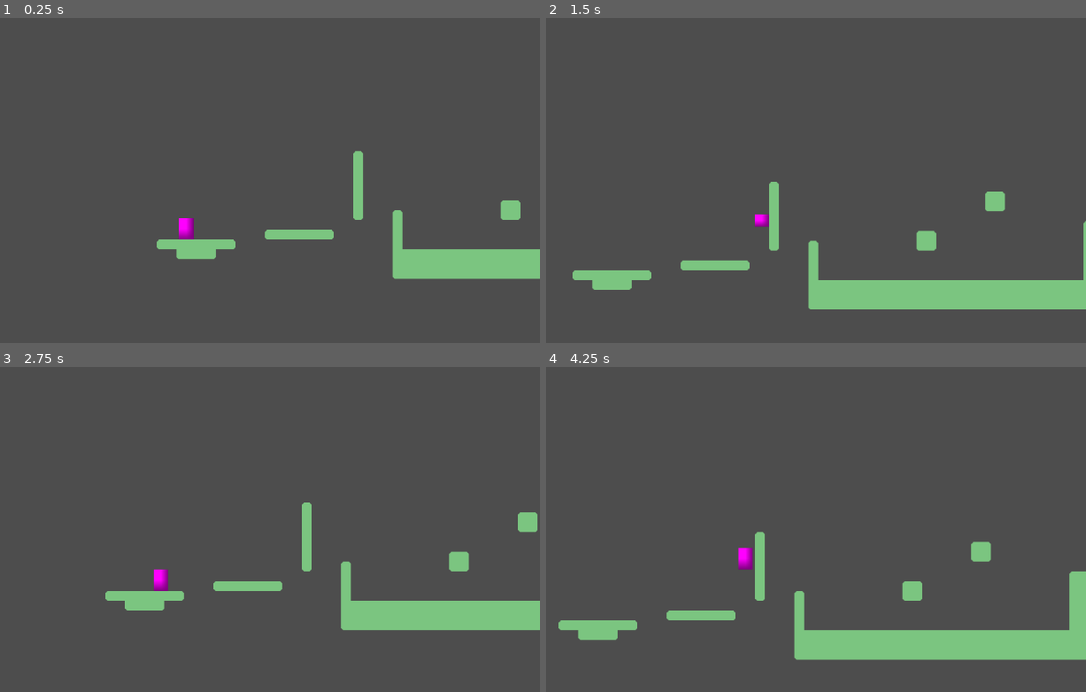
Above: before the commit, frames 1-4 (two rows, left to right).
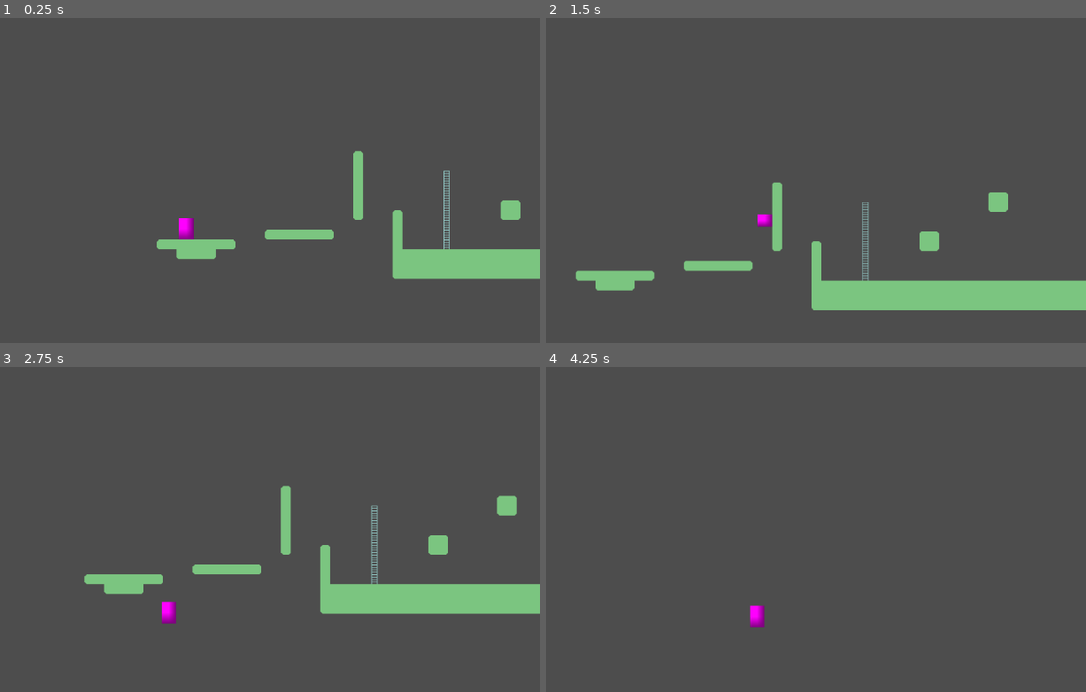
Above: after the commit, the same moments.

Repository: maxf6-283/vengeance-knight
Game: Godot game, scene res://objects/dummy_level/dummy_level.tscn
The game is run twice, just before and just after one commit, with the same random seed, the same clock (stepped at 60 frames per second) and the same inputs.
Inputs:
- Up to frame 1 (0.25 s): no input
- Up to frame 2 (1.5 s): hold D (walk_right) from 0.53 s (still down); tap C (roll) at 0.6, 1.35 s; tap Space (jump) at 0.77 s
- Up to frame 3 (2.75 s): tap Space (jump) at 1.52 s; release D (walk_right) at 2.03 s; hold A (walk_left) from 2.03 s (still down); tap C (roll) at 2.1 s
- Up to frame 4 (4.25 s): release A (walk_left) at 2.78 s; hold D (walk_right) from 2.78 s (still down); tap C (roll) at 2.85, 3.6 s; tap Space (jump) at 3.02, 3.77 s

The runs differ from the first frame. In frame 1, 0.2% of the frame differs, in the area x 82-84%, y 46-72%; in frame 2, 1.6%; in frame 3, 8.6%, in the area x 15-100%, y 36-81%; in frame 4, 8.1%.

Commit message:
Add ladders and hazard respawn

Diff:
--- /dev/null
+++ b/assets/dummy_tileset.tres
@@ -0,0 +1,35 @@
+[gd_resource type="TileSet" load_steps=3 format=3 uid="uid://cjijmwdemmvsx"]
+
+[ext_resource type="Texture2D" uid="uid://c0yu0r6675ywm" path="res://assets/dummy_tilemap.png" id="1_r5r6g"]
+
+[sub_resource type="TileSetAtlasSource" id="TileSetAtlasSource_a5ma0"]
+texture = ExtResource("1_r5r6g")
+0:0/0 = 0
+0:0/0/physics_layer_0/polygon_0/points = PackedVector2Array(-8, -8, 8, -8, 8, 8, -8, 8)
+1:0/0 = 0
+1:0/0/physics_layer_0/polygon_0/points = PackedVector2Array(-8, -8, 8, -8, 8, 8, -8, 8)
+2:0/0 = 0
+2:0/0/physics_layer_0/polygon_0/points = PackedVector2Array(-8, -8, 8, -8, 8, 8, -8, 8)
+3:0/0 = 0
+3:0/0/physics_layer_0/polygon_0/points = PackedVector2Array(-8, -8, 8, -8, 8, 8, -8, 8)
+0:1/0 = 0
+0:1/0/physics_layer_0/polygon_0/points = PackedVector2Array(-8, -8, 8, -8, 8, 8, -8, 8)
+1:1/0 = 0
+1:1/0/physics_layer_0/polygon_0/points = PackedVector2Array(-8, -8, 8, -8, 8, 8, -8, 8)
+2:1/0 = 0
+2:1/0/physics_layer_0/polygon_0/points = PackedVector2Array(-8, -8, 8, -8, 8, 8, -8, 8)
+3:1/0 = 0
+3:1/0/physics_layer_0/polygon_0/points = PackedVector2Array(-8, -8, 8, -8, 8, 8, -8, 8)
+0:2/0 = 0
+0:2/0/physics_layer_0/polygon_0/points = PackedVector2Array(-8, -8, 8, -8, 8, 8, -8, 8)
+1:2/0 = 0
+1:2/0/physics_layer_0/polygon_0/points = PackedVector2Array(-8, -8, 8, -8, 8, 8, -8, 8)
+2:2/0 = 0
+2:2/0/physics_layer_1/polygon_0/points = PackedVector2Array(-5.1259747, -8, 5.1259727, -8, 5.1259727, 8, -4.9461164, 8)
+
+[resource]
+physics_layer_0/collision_layer = 1
+physics_layer_0/collision_mask = 0
+physics_layer_1/collision_layer = 4
+physics_layer_1/collision_mask = 0
+sources/1 = SubResource("TileSetAtlasSource_a5ma0")
--- a/objects/dummy_level/dummy_level.tscn
+++ b/objects/dummy_level/dummy_level.tscn
@@ -1,40 +1,32 @@
 [gd_scene load_steps=5 format=4 uid="uid://dmj34e3vqs7v8"]
 
-[ext_resource type="Texture2D" uid="uid://c0yu0r6675ywm" path="res://assets/dummy_tilemap.png" id="1_e4heu"]
+[ext_resource type="TileSet" uid="uid://cjijmwdemmvsx" path="res://assets/dummy_tileset.tres" id="1_e4heu"]
 [ext_resource type="PackedScene" uid="uid://dpyi27wp7jgdd" path="res://objects/knight/knight.tscn" id="2_q7tqi"]
+[ext_resource type="PackedScene" uid="uid://ckf3bpwphhbuw" path="res://objects/hazard_respawn/hazard_respawn.tscn" id="3_q7tqi"]
 
-[sub_resource type="TileSetAtlasSource" id="TileSetAtlasSource_a5ma0"]
-texture = ExtResource("1_e4heu")
-0:0/0 = 0
-0:0/0/physics_layer_0/polygon_0/points = PackedVector2Array(-8, -8, 8, -8, 8, 8, -8, 8)
-1:0/0 = 0
-1:0/0/physics_layer_0/polygon_0/points = PackedVector2Array(-8, -8, 8, -8, 8, 8, -8, 8)
-2:0/0 = 0
-2:0/0/physics_layer_0/polygon_0/points = PackedVector2Array(-8, -8, 8, -8, 8, 8, -8, 8)
-3:0/0 = 0
-3:0/0/physics_layer_0/polygon_0/points = PackedVector2Array(-8, -8, 8, -8, 8, 8, -8, 8)
-0:1/0 = 0
-0:1/0/physics_layer_0/polygon_0/points = PackedVector2Array(-8, -8, 8, -8, 8, 8, -8, 8)
-1:1/0 = 0
-1:1/0/physics_layer_0/polygon_0/points = PackedVector2Array(-8, -8, 8, -8, 8, 8, -8, 8)
-2:1/0 = 0
-2:1/0/physics_layer_0/polygon_0/points = PackedVector2Array(-8, -8, 8, -8, 8, 8, -8, 8)
-3:1/0 = 0
-3:1/0/physics_layer_0/polygon_0/points = PackedVector2Array(-8, -8, 8, -8, 8, 8, -8, 8)
-0:2/0 = 0
-0:2/0/physics_layer_0/polygon_0/points = PackedVector2Array(-8, -8, 8, -8, 8, 8, -8, 8)
-1:2/0 = 0
-1:2/0/physics_layer_0/polygon_0/points = PackedVector2Array(-8, -8, 8, -8, 8, 8, -8, 8)
-
-[sub_resource type="TileSet" id="TileSet_vbwc5"]
-physics_layer_0/collision_layer = 1
-sources/1 = SubResource("TileSetAtlasSource_a5ma0")
+[sub_resource type="RectangleShape2D" id="RectangleShape2D_a5ma0"]
 
 [node name="DummyLevel" type="Node2D"]
 
-[node name="TileMapLayer" type="TileMapLayer" parent="."]
+[node name="CollisionTileMap" type="TileMapLayer" parent="."]
 tile_map_data = PackedByteArray("AAAAAAoAAQADAAEAAAABAAoAAQAAAAAAAAACAAoAAQAAAAAAAAADAAoAAQAAAAAAAAAEAAoAAQAAAAAAAAAFAA …(2160 unchanged characters)…
-tile_set = SubResource("TileSet_vbwc5")
+tile_set = ExtResource("1_e4heu")
 
 [node name="Knight" parent="." instance=ExtResource("2_q7tqi")]
 position = Vector2(48, 111)
+
+[node name="LadderTileMap" type="TileMapLayer" parent="." groups=["ladder_map"]]
+tile_map_data = PackedByteArray("AAAdAAMAAQACAAIAAAAdAAQAAQACAAIAAAAdAAUAAQACAAIAAAAdAAYAAQACAAIAAAAdAAcAAQACAAIAAAAdAAgAAQACAAIAAAAdAAkAAQACAAIAAAAdAAoAAQACAAIAAAA=")
+tile_set = ExtResource("1_e4heu")
+
+[node name="HazardRespawn" parent="." instance=ExtResource("3_q7tqi")]
+position = Vector2(106, 150)
+
+[node name="CollisionShape2D" type="CollisionShape2D" parent="HazardRespawn"]
+shape = SubResource("RectangleShape2D_a5ma0")
+
+[node name="HazardRespawn2" parent="." instance=ExtResource("3_q7tqi")]
+position = Vector2(21, 150)
+
+[node name="CollisionShape2D" type="CollisionShape2D" parent="HazardRespawn2"]
+shape = SubResource("RectangleShape2D_a5ma0")
--- /dev/null
+++ b/objects/hazard_respawn/hazard_respawn.gd
@@ -0,0 +1,9 @@
+extends Area2D
+
+
+
+func _on_area_entered(area: Area2D) -> void:
+	if area.is_in_group("knight_hurtbox"):
+		var knight = area.get_parent()
+		if "respawn_location" in knight:
+			knight.respawn_location = position
--- /dev/null
+++ b/objects/hazard_respawn/hazard_respawn.tscn
@@ -0,0 +1,8 @@
+[gd_scene load_steps=2 format=3 uid="uid://ckf3bpwphhbuw"]
+
+[ext_resource type="Script" uid="uid://bx6fx25x0ho11" path="res://objects/hazard_respawn/hazard_respawn.gd" id="1_mnuq4"]
+
+[node name="HazardRespawn" type="Area2D"]
+script = ExtResource("1_mnuq4")
+
+[connection signal="area_entered" from="." to="." method="_on_area_entered"]
--- a/objects/knight/knight.gd
+++ b/objects/knight/knight.gd
@@ -10,8 +10,11 @@
 @export var max_fall_speed = 2000
 @export var max_wall_fall_speed = 100
 
-@export var roll_start_speed = 800
+@export var roll_start_speed = 600
 @export var roll_end_speed = 400
+@export var roll_time = 0.15 #s
+
+var respawn_location: Vector2 = Vector2(0, 0)
 
 enum FacingDirection {
 	LEFT = -1,
@@ -24,9 +27,9 @@
 var rolling = false
 var roll_speed = 0.0
 
-const roll_time = 0.2 #s
+var last_wall_direction = FacingDirection.NONE
 
-var last_wall_direction = FacingDirection.NONE
+var on_ladder = false
 
 func start_roll(direction: int):
 	rolling = true
@@ -38,15 +41,24 @@
 	roll_tween.tween_callback(func(): rolling = false; $Sprite2D.scale.y = 35; $RollCooldownTimer.start())
 	roll_tween.play()
 
+func _ready():
+	respawn_location = position
+
 func _physics_process(delta):
 	var fall_speed = max_fall_speed
 
 	if is_on_wall():
 		fall_speed = max_wall_fall_speed
 
-	if not is_on_floor():
+	if on_ladder:
+		if Input.is_action_pressed("move_down"):
+			velocity.y = move_toward(velocity.y, max_speed, acceleration * delta)
+		elif velocity.y > 0.0:
+			velocity.y = move_toward(velocity.y, 0.0, acceleration * delta)
+		else:
+			velocity.y = move_toward(velocity.y, 0.0, gravity * delta)
+	elif not is_on_floor():
 		velocity.y = move_toward(velocity.y, fall_speed, gravity * delta)
-
 
 	if not rolling:
 		var direction = Input.get_axis("walk_left", "walk_right")
@@ -78,10 +90,10 @@
 
 	move_and_slide()
 
-	if is_on_floor() or is_on_wall():
+	if is_on_floor() or is_on_wall() or on_ladder:
 		$CoyoteFrameTimer.start()
 
-	if is_on_floor():
+	if is_on_floor() or on_ladder:
 		last_wall_direction = FacingDirection.NONE
 	elif is_on_wall():
 		for i in get_slide_collision_count():
@@ -93,7 +105,23 @@
 				last_wall_direction = FacingDirection.LEFT
 				break
 
+	if position.y > 5000:
+		hazard_respawn()
+
 
 
 func _on_coyote_frame_timer_timeout() -> void:
 	last_wall_direction = FacingDirection.NONE
+
+func _on_hurt_box_body_entered(body: Node2D) -> void:
+	if body.is_in_group("ladder_map"):
+		on_ladder = true
+
+
+func _on_hurt_box_body_exited(body: Node2D) -> void:
+	if body.is_in_group("ladder_map"):
+		on_ladder = false
+
+func hazard_respawn():
+	position = respawn_location
+	velocity = Vector2(0, 0)
--- a/objects/knight/knight.tscn
+++ b/objects/knight/knight.tscn
@@ -6,6 +6,9 @@
 
 [sub_resource type="RectangleShape2D" id="RectangleShape2D_1wu7s"]
 size = Vector2(23, 35)
+
+[sub_resource type="RectangleShape2D" id="RectangleShape2D_o2iyq"]
+size = Vector2(22.953125, 31.5625)
 
 [node name="Knight" type="CharacterBody2D"]
 script = ExtResource("1_xnh7u")
@@ -15,7 +18,7 @@
 scale = Vector2(23.067, 35)
 texture = SubResource("PlaceholderTexture2D_ag87y")
 
-[node name="CollisionShape2D" type="CollisionShape2D" parent="."]
+[node name="HitBox" type="CollisionShape2D" parent="."]
 shape = SubResource("RectangleShape2D_1wu7s")
 
 [node name="Camera2D" type="Camera2D" parent="."]
@@ -33,4 +36,13 @@
 wait_time = 0.2
 one_shot = true
 
+[node name="HurtBox" type="Area2D" parent="." groups=["knight_hurtbox"]]
+collision_mask = 6
+
+[node name="CollisionShape2D" type="CollisionShape2D" parent="HurtBox"]
+shape = SubResource("RectangleShape2D_o2iyq")
+debug_color = Color(0.9874309, 0, 0.31808007, 0.41960785)
+
 [connection signal="timeout" from="CoyoteFrameTimer" to="." method="_on_coyote_frame_timer_timeout"]
+[connection signal="body_entered" from="HurtBox" to="." method="_on_hurt_box_body_entered"]
+[connection signal="body_exited" from="HurtBox" to="." method="_on_hurt_box_body_exited"]
--- a/project.godot
+++ b/project.godot
@@ -13,6 +13,11 @@
 config/name="Vengeance Knight"
 run/main_scene="uid://dmj34e3vqs7v8"
 config/features=PackedStringArray("4.5", "GL Compatibility")
+
+[global_group]
+
+ladder_map=""
+knight_hurtbox=""
 
 [input]
 
@@ -39,8 +44,12 @@
 roll={
 "deadzone": 0.2,
 "events": [Object(InputEventKey,"resource_local_to_scene":false,"resource_name":"","device":-1,"window_id":0,"alt_press …(191 unchanged characters)…
+]
+}
+move_down={
+"deadzone": 0.2,
+"events": [Object(InputEventKey,"resource_local_to_scene":false,"resource_name":"","device":-1,"window_id":0,"alt_pressed":false,"shift_pressed":false,"ctrl_pressed":false,"meta_pressed":false,"pressed":false,"keycode":0,"physical_keycode":4194322,"key_label":0,"unicode":0,"location":0,"echo":false,"script":null)
 , Object(InputEventKey,"resource_local_to_scene":false,"resource_name":"","device":-1,"window_id":0,"alt_pressed":false …(183 unchanged characters)…
-, Object(InputEventKey,"resource_local_to_scene":false,"resource_name":"","device":-1,"window_id":0,"alt_pressed":false,"shift_pressed":false,"ctrl_pressed":false,"meta_pressed":false,"pressed":false,"keycode":0,"physical_keycode":4194322,"key_label":0,"unicode":0,"location":0,"echo":false,"script":null)
 ]
 }
 
Binary file changed: assets/dummy_tilemap.png
Not shown, added: objects/hazard_respawn/hazard_respawn.gd.uid
Not shown: 1 places in objects/knight/knight.tscn that only renumber resources
